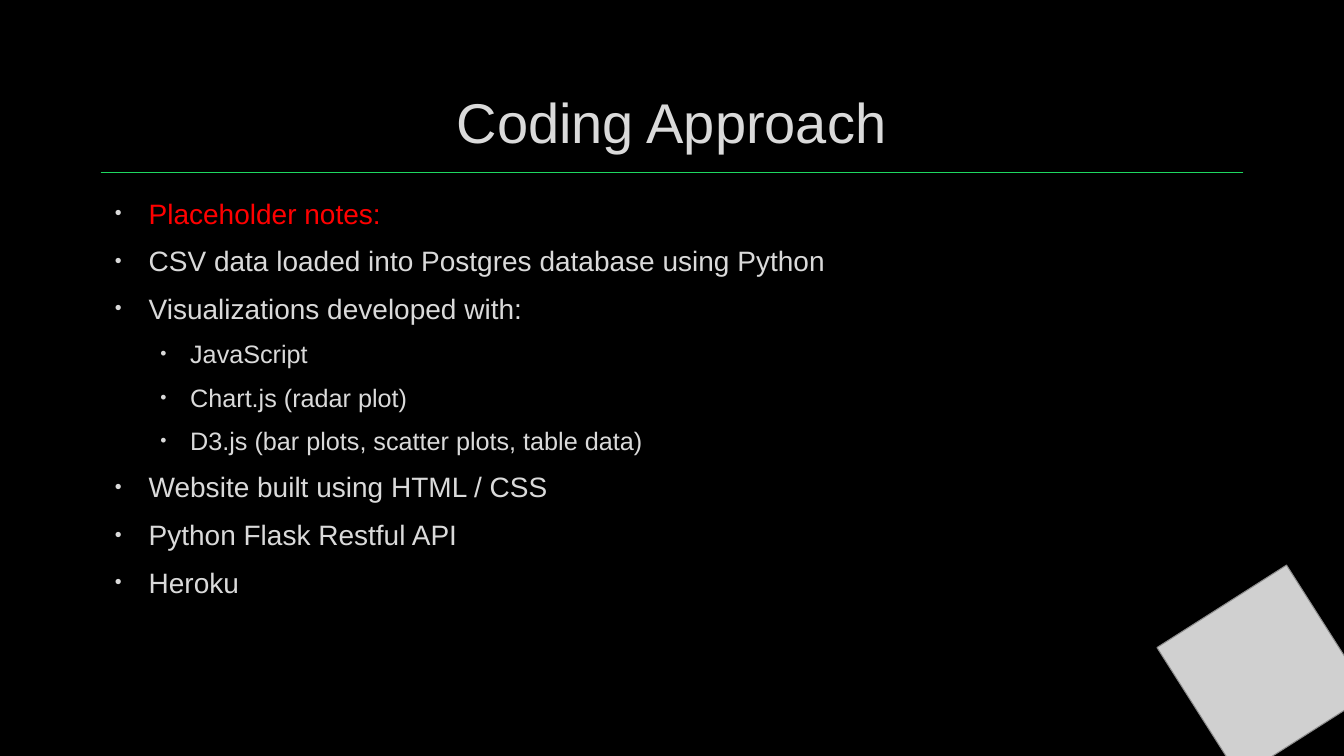
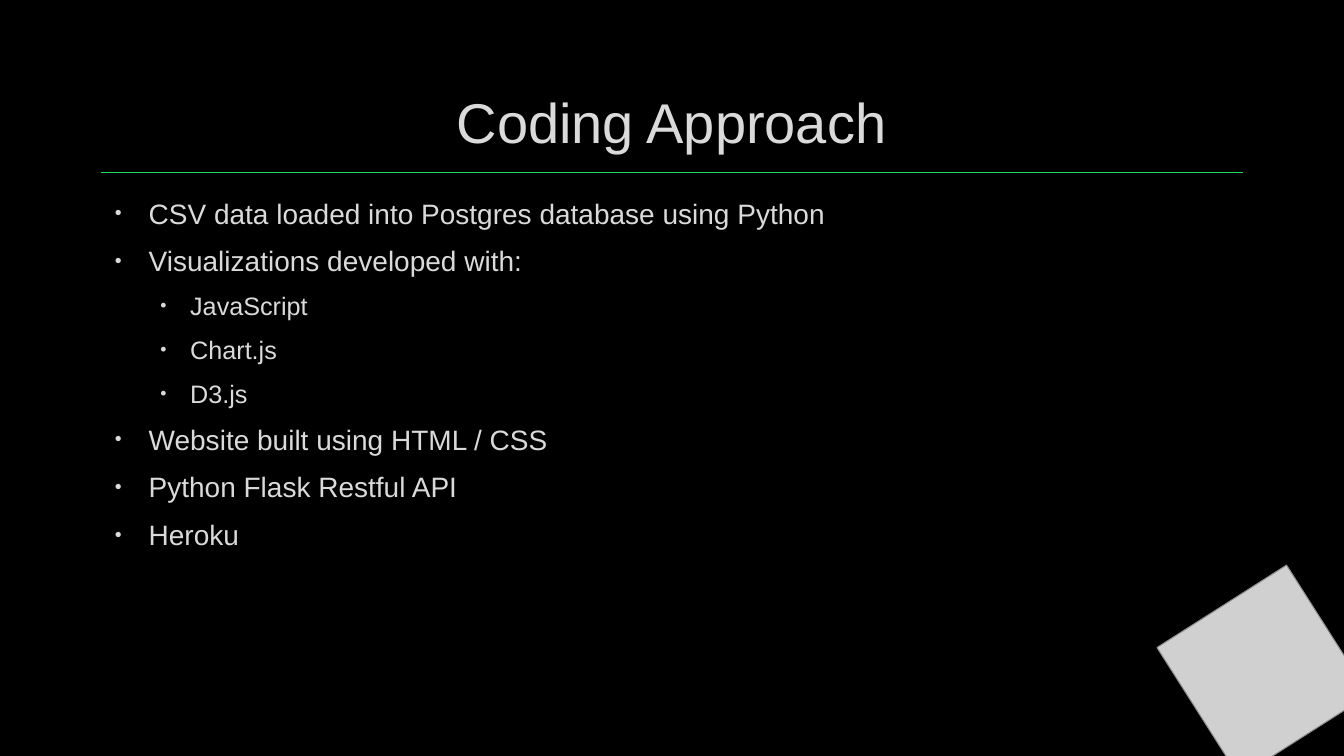
Before and after one commit to coreymcculley/Analysis-of-Spotify-Ratings-Database, a slide deck: slide 4 of Project 2 - Group 4 - Spotify Top Song Presentation.pptx. Drawn at 1344x756 pixels with LibreOffice and Linux fonts; fonts in the diff are those of the drawing; grey boxes stand for pictures; background and template pictures are left out. Boxes give left, top, right and bottom in pixels: in the first picture for what was removed or moved away, otherwise in the second. Text is boxed around its words. In the diff, an @@ line names an element or a change of style, - is before the commit and + after.

```diff
--- a/Project 2 - Group 4 - Spotify Top Song Presentation.pptx
+++ b/Project 2 - Group 4 - Spotify Top Song Presentation.pptx
@@ text at (149, 203, 380, 225): paragraph removed @@
-• Placeholder notes:
@@ text at (190, 340, 277, 408): text changed @@
-  • Chart.js (radar plot)
-  • D3.js (bar plots, scatter plots, table data)
+  • Chart.js
+  • D3.js
```
Also in this commit, not shown: 3 other slides changed, 1 slide added.
